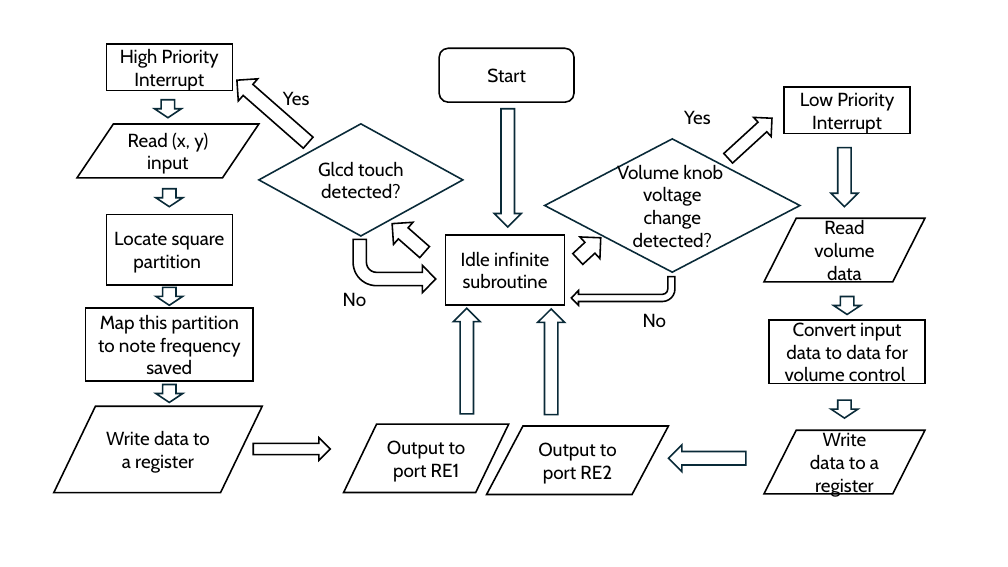
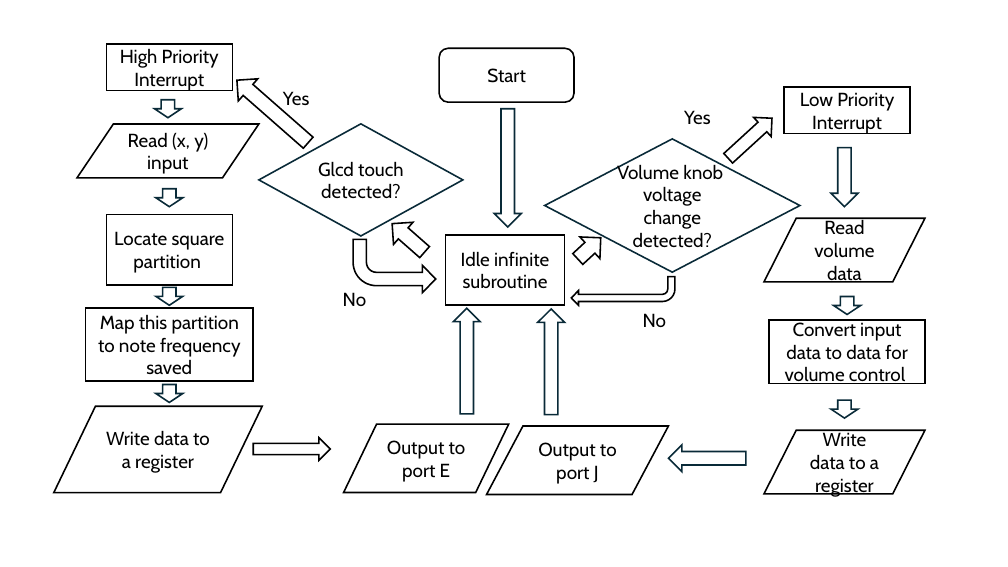
Before and after one commit to OGCAPBANANA/MicroprocessorsLab, a slide deck: slide 1 of Flow chart.pptm. Drawn at 1008x567 pixels with LibreOffice and Linux fonts; fonts in the diff are those of the drawing. Boxes give left, top, right and bottom in pixels: in the first picture for what was removed or moved away, otherwise in the second. Text is boxed around its words. In the diff, an @@ line names an element or a change of style, - is before the commit and + after.

```diff
--- a/Flow chart.pptm
+++ b/Flow chart.pptm
@@ text in flow chart input output at bbox=[387, 440, 466, 482]: text changed @@
-Output to port RE1
+Output to port E
@@ text in flow chart input output at bbox=[538, 442, 617, 484]: text changed @@
-Output to port RE2
+Output to port J
```
Also in this commit, not shown: 3 other files.
